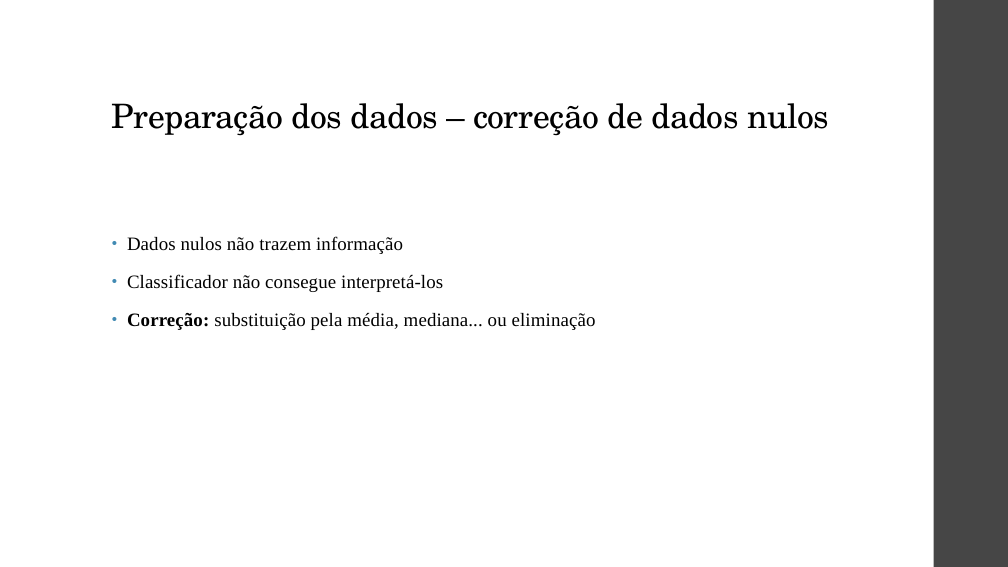
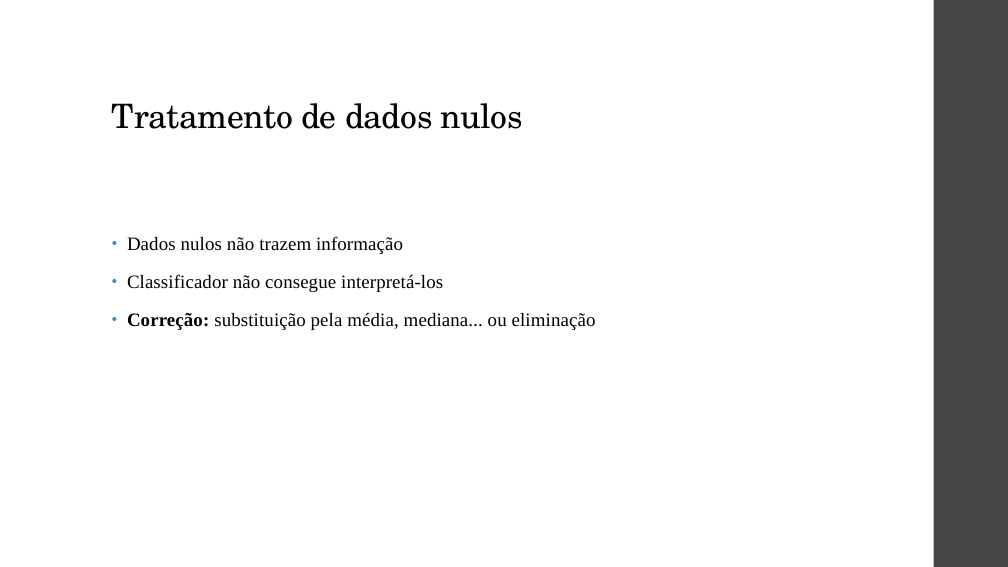
Before and after one commit to ViniPilan/avc-modeling, a slide deck: slide 10 of apresentação.pptx (slide 12 before the commit). Drawn at 1008x567 pixels with LibreOffice and Linux fonts; fonts in the diff are those of the drawing. Boxes give left, top, right and bottom in pixels: in the first picture for what was removed or moved away, otherwise in the second. Text is boxed around its words. In the diff, an @@ line names an element or a change of style, - is before the commit and + after.

```diff
--- a/apresentação.pptx
+++ b/apresentação.pptx
@@ title at (112, 103, 523, 129): text changed @@
-Preparação dos dados – correção de dados nulos
+Tratamento de dados nulos
```
Also in this commit, not shown: 11 other slides changed, 2 slides added, 2 slides removed.
